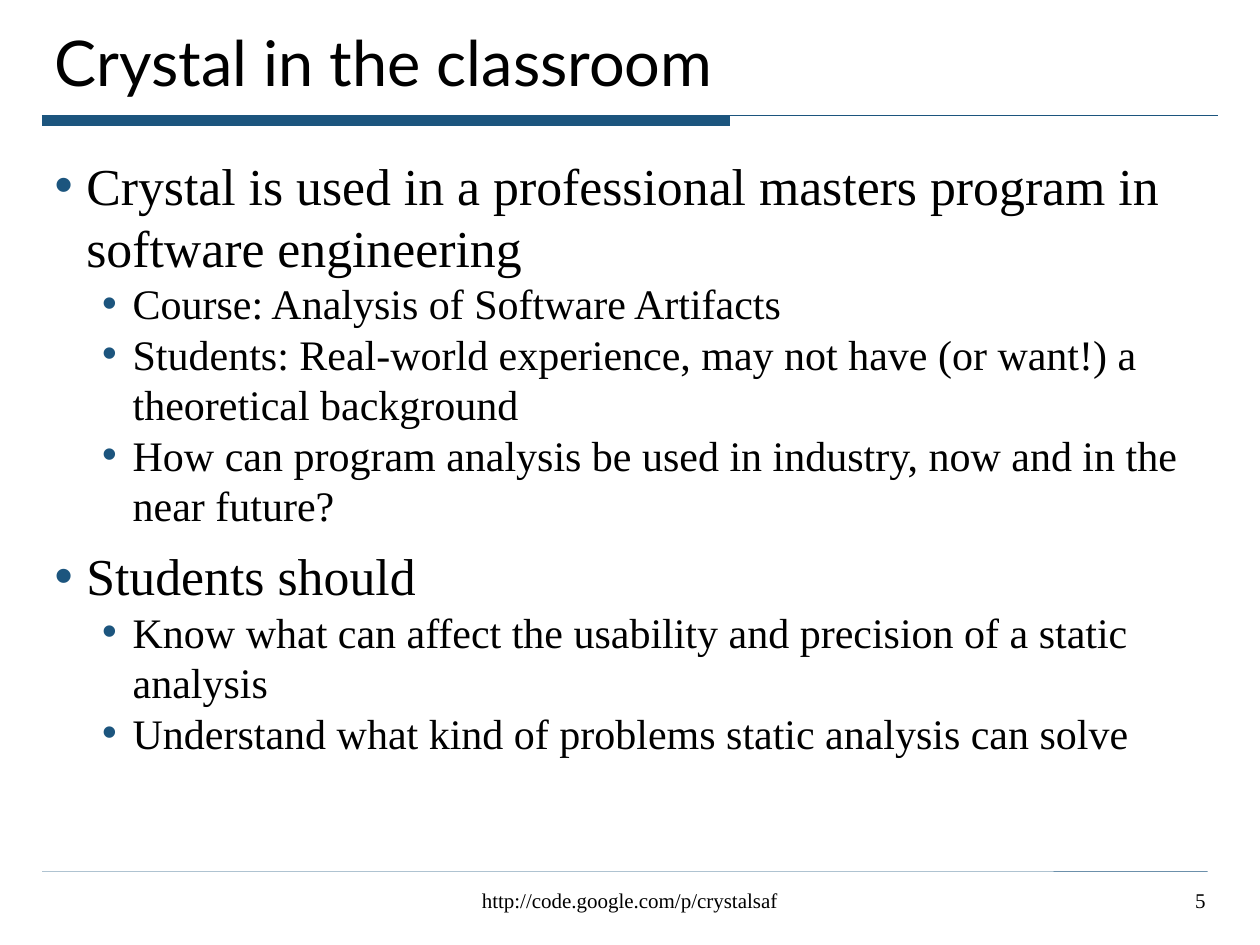
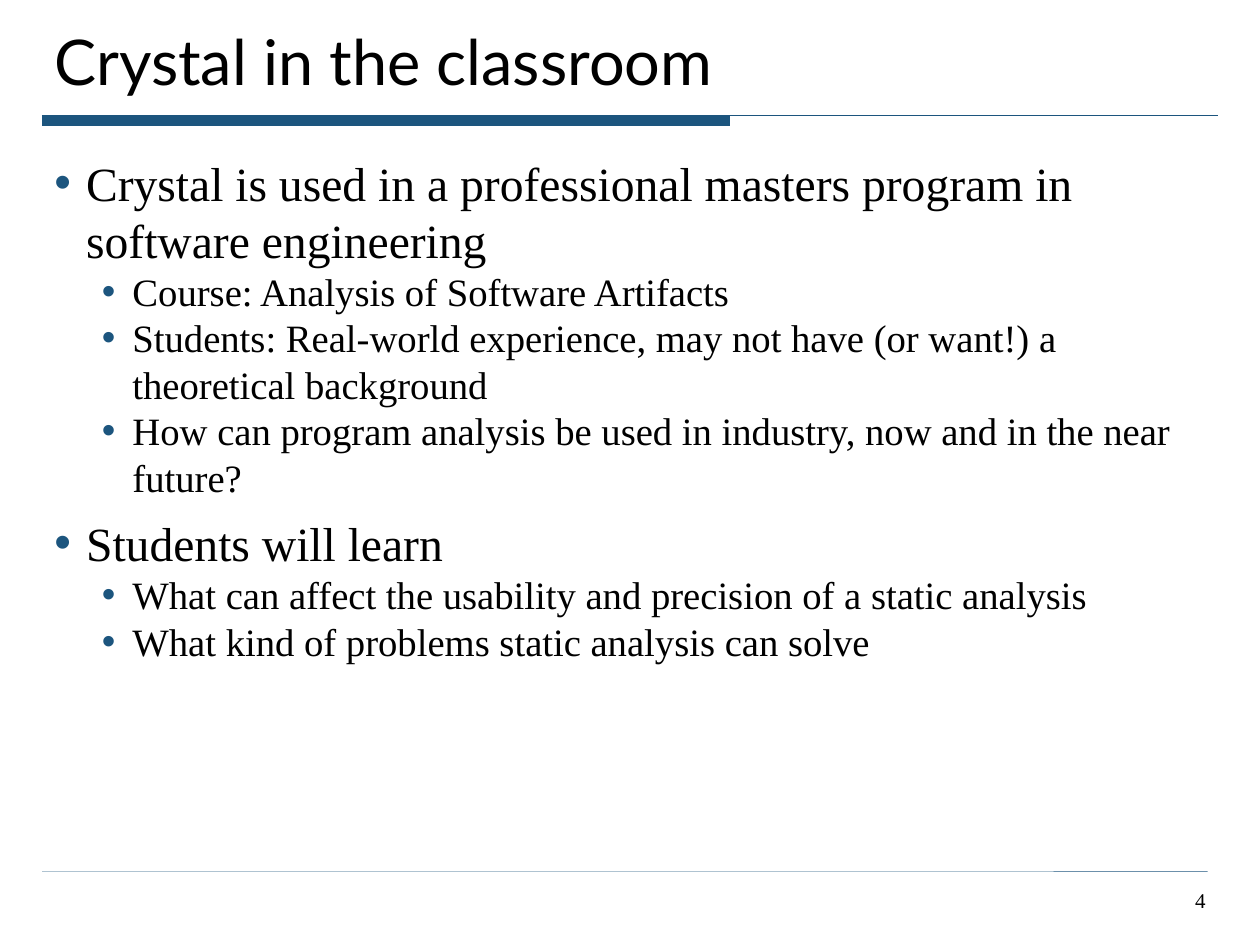
Before and after one commit to ciera/crystalsaf, a slide deck: slide 4 of TutorialExamples/CrystalTutorial.ppt (slide 5 before the commit). Drawn at 1260x945 pixels with LibreOffice and Linux fonts; fonts in the diff are those of the drawing. Boxes give left, top, right and bottom in pixels: in the first picture for what was removed or moved away, otherwise in the second. Text is boxed around its words. In the diff, an @@ line names an element or a change of style, - is before the commit and + after.

```diff
--- a/TutorialExamples/CrystalTutorial.ppt
+++ b/TutorialExamples/CrystalTutorial.ppt
@@ text at box(86, 167, 1169, 493): size 29.6 to 27.2 pt in "Crystal is used in a professional masters ..."; size 24.1 to 22.1 pt in "Course: Analysis of Software Artifacts", "Students: Real-world experience, may not have (or ...", "How can program analysis be used in ..." @@
@@ text at box(86, 528, 1086, 664): text changed; size 24.1 to 22.1 pt @@
-• Students should
-  • Know what can affect the usability and precision of a static analysis
-  • Understand what kind of problems static analysis can solve
+• Students will learn
+  • What can affect the usability and precision of a static analysis
+  • What kind of problems static analysis can solve
@@ text removed at box(482, 893, 778, 913) @@
-http://code.google.com/p/crystalsaf
@@ page number at box(1195, 894, 1205, 908): text changed @@
-5
+4
```
Also in this commit, not shown: 35 other slides changed, 2 slides added.
